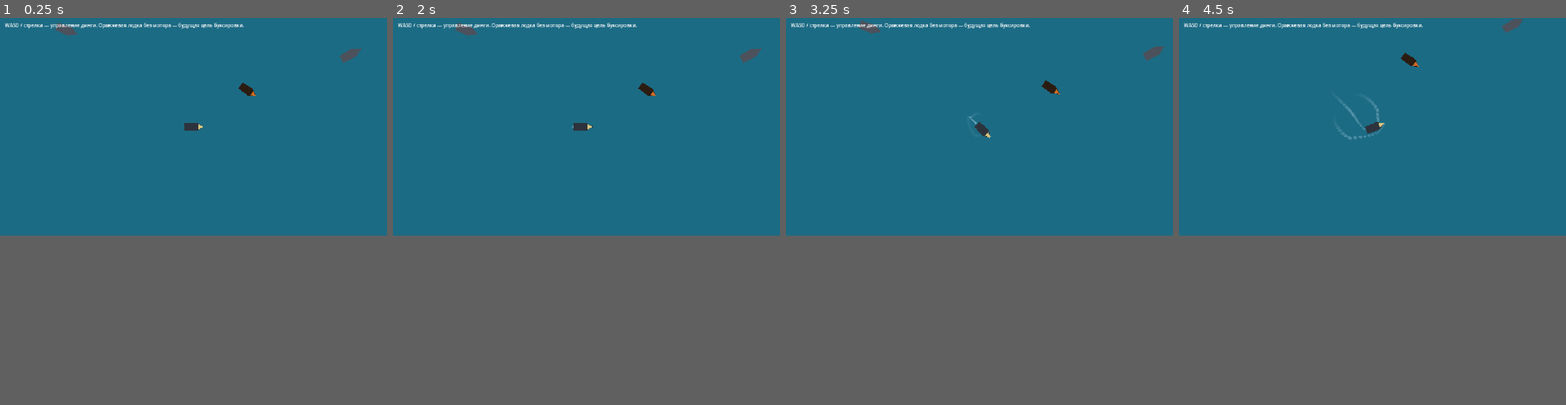
Above: before the commit, frames 1-4 (left to right).
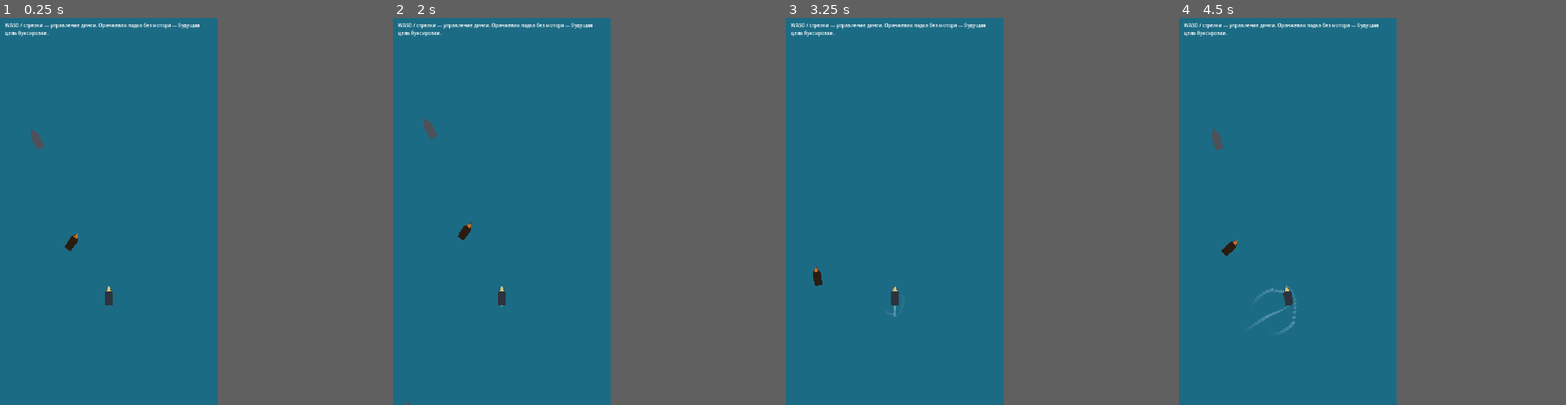
Above: after the commit, the same moments.

Repository: imchrm/bring-dimitrii-luperon
Game: Godot game, scene res://scenes/world/luperon.tscn
The game is run twice, just before and just after one commit, with the same random seed, the same clock (stepped at 60 frames per second) and the same inputs.
Inputs:
- Up to frame 1 (0.25 s): no input
- Up to frame 2 (2 s): tap Enter at 0.5 s; hold D (steer_right) 0.53-1.28 s; tap Space at 1.25 s; hold S (reverse) from 1.28 s (still down)
- Up to frame 3 (3.25 s): release S (reverse) at 2.03 s; hold D (steer_right) 2.03-2.78 s; hold W (thrust) from 2.78 s (still down)
- Up to frame 4 (4.5 s): release W (thrust) at 3.53 s; hold A (steer_left) from 3.53 s (still down)
The window is 800x450 before the commit and 450x800 after it. Grey fills any space a smaller window leaves; there, only what the larger window draws over its background counts as a difference.

The runs differ from the first frame. In frame 1, 1.0% of the frame differs, in the area x 1-94%, y 1-75%; in frame 2, 1.0%; in frame 3, 0.9%; in frame 4, 1.2%, in the area x 1-89%, y 0-82%.

Commit message:
Portrait orientation and heading-up follow camera with lag
- project.godot: viewport 720x1280, handheld orientation portrait (the
  old value was the string "landscape"; in Godot 4 the setting is an
  integer enum). Desktop window 450x800 so it fits a 1080p screen.
- FollowCamera (scripts/world/follow_camera.gd): keeps the boat bow-up
  (view rotation = heading + PI/2) and follows the heading with a
  first-order lag (rotation_lag = 0.15 s, frame-rate independent
  exponential smoothing along the shortest arc). In a steady full-rudder
  turn (~91 deg/s) the camera trails by ~14 deg and catches up afterwards.
  The view centre is shifted ahead along the heading (look_ahead = 280 px)
  so the boat sits low on screen. Updated in the physics step like the
  body itself.
- HUD hint wraps by words to fit the narrower screen.
- Docs: ARCHITECTURE (screen and camera), README, TODO, CHANGELOG.

Verified headless via the viewport canvas transform: bow points straight
up on screen when going straight, steady-turn lag 14.4 deg vs ~13.6
expected (omega * tau), lag returns to 0 after the turn; rendered
screenshots under Xvfb.

Co-Authored-By: Claude Opus 5.5 <noreply@anthropic.com>
Claude-Session: https://claude.ai/code/session_01NyPWaBe8ZHhSeU6k75QsdG

Diff:
--- a/project.godot
+++ b/project.godot
@@ -26,11 +26,13 @@
 
 [display]
 
-window/size/viewport_width=1280
-window/size/viewport_height=720
+window/size/viewport_width=720
+window/size/viewport_height=1280
+window/size/window_width_override=450
+window/size/window_height_override=800
 window/stretch/mode="canvas_items"
 window/stretch/aspect="expand"
-window/handheld/orientation="landscape"
+window/handheld/orientation=1
 
 [input]
 
--- a/scenes/world/luperon.tscn
+++ b/scenes/world/luperon.tscn
@@ -1,7 +1,8 @@
-[gd_scene load_steps=5 format=3]
+[gd_scene load_steps=6 format=3]
 
 [ext_resource type="Script" path="res://scripts/world/luperon.gd" id="1_lup"]
 [ext_resource type="PackedScene" path="res://scenes/actors/dinghy.tscn" id="2_dinghy"]
+[ext_resource type="Script" path="res://scripts/world/follow_camera.gd" id="3_cam"]
 
 [sub_resource type="RectangleShape2D" id="RectangleShape2D_dock"]
 size = Vector2(80, 260)
@@ -62,7 +63,9 @@
 position = Vector2(0, 200)
 
 [node name="FollowCamera" type="Camera2D" parent="Dinghy"]
-position_smoothing_enabled = true
+ignore_rotation = false
+process_callback = 0
+script = ExtResource("3_cam")
 
 [node name="DinghyToTow" parent="." instance=ExtResource("2_dinghy")]
 modulate = Color(0.95, 0.55, 0.3, 1)
@@ -75,6 +78,7 @@
 [node name="Hint" type="Label" parent="HUD"]
 offset_left = 16.0
 offset_top = 12.0
-offset_right = 520.0
-offset_bottom = 40.0
+offset_right = 704.0
+offset_bottom = 80.0
+autowrap_mode = 3
 text = "WASD / стрелки — управление динги. Оранжевая лодка без мотора — будущая цель буксировки."
--- /dev/null
+++ b/scripts/world/follow_camera.gd
@@ -0,0 +1,72 @@
+class_name FollowCamera
+extends Camera2D
+## FollowCamera — камера, привязанная к курсу лодки.
+##
+## Добавляется дочерним узлом к цели (в проекте — к динги игрока) и только
+## читает её global_transform. Узел переводится в top_level, чтобы
+## положение и поворот камеры задавались здесь, а не наследовались.
+##
+## Поворот: камера разворачивает вид так, что нос цели (локальная +X)
+## смотрит вверх экрана. Разворот следует за курсом с запаздыванием первого
+## порядка (rotation_lag, с): в установившемся повороте с угловой скоростью
+## omega камера отстаёт на omega * rotation_lag рад. При полном руле динги
+## (~91 град/с) и rotation_lag = 0.15 это ~14 град — камера "немного не
+## поспевает" за поворотом и плавно догоняет его после.
+##
+## Положение: центр вида — на цели плюс look_ahead вверх экрана, то есть
+## лодка стоит в нижней части экрана и впереди видно больше воды.
+##
+## Обновление — в шаге физики (process_callback = Physics): цель — тело,
+## которое движется только на шагах физики; иначе на мониторах 120/144 Гц
+## камера дёргалась бы относительно лодки.
+
+## Время запаздывания поворота камеры за курсом, с. 0 — без инерции.
+@export_range(0.0, 2.0, 0.01) var rotation_lag: float = 0.15
+## Смещение центра вида вперёд по курсу (вверх экрана), px.
+@export_range(0.0, 1000.0, 1.0) var look_ahead: float = 280.0
+
+var _target: Node2D
+
+
+func _ready() -> void:
+	_target = get_parent() as Node2D
+	if _target == null:
+		push_error("FollowCamera: parent must be a Node2D")
+		set_physics_process(false)
+		return
+	top_level = true
+	ignore_rotation = false
+	process_callback = Camera2D.CAMERA2D_PROCESS_PHYSICS
+	rotation = FollowCamera.view_rotation_for_heading(_target.global_rotation)
+	_place()
+	reset_smoothing()
+
+
+func _physics_process(delta: float) -> void:
+	var target_rotation: float = FollowCamera.view_rotation_for_heading(_target.global_rotation)
+	rotation = FollowCamera.smooth_angle(rotation, target_rotation, rotation_lag, delta)
+	_place()
+
+
+func _place() -> void:
+	# Вверх экрана в мировых координатах — это (0, -1), повёрнутый на
+	# текущий (запаздывающий) поворот камеры.
+	global_position = _target.global_position + Vector2(0.0, -look_ahead).rotated(rotation)
+
+
+## Поворот камеры, при котором направление heading (рад, мир) смотрит вверх
+## экрана. Камера с поворотом r показывает вверху мировое направление
+## (0, -1).rotated(r) = (sin r, -cos r); приравнивая его к
+## (cos heading, sin heading), получаем r = heading + PI/2.
+static func view_rotation_for_heading(heading: float) -> float:
+	return heading + PI * 0.5
+
+
+## Экспоненциальное сглаживание угла (запаздывание первого порядка) с
+## постоянной времени lag, с. Не зависит от частоты кадров и идёт по
+## кратчайшей дуге (lerp_angle). lag <= 0 — мгновенно к цели.
+## Чистая функция без состояния — пригодна для юнит-тестов.
+static func smooth_angle(current: float, target: float, lag: float, delta: float) -> float:
+	if lag <= 0.0:
+		return target
+	return lerp_angle(current, target, 1.0 - exp(-delta / lag))
Not shown, added: scripts/world/follow_camera.gd.uid
Not shown, changed: README.md
Not shown, changed: docs/ARCHITECTURE.md
Not shown, changed: docs/CHANGELOG.md
Not shown, changed: docs/TODO.md
